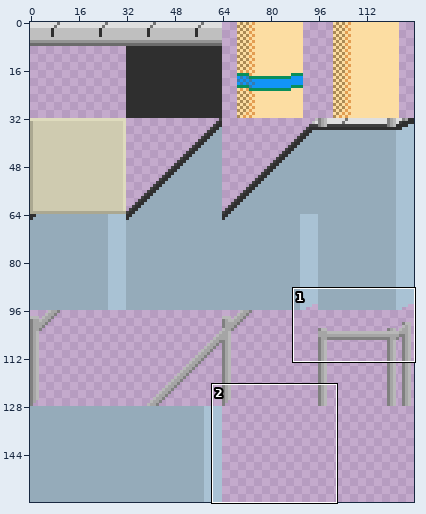
Two states of a pixel-art file, assets/mall/tiles/tilemap.aseprite. Above, an overview of the earlier version with the close-up marked.
Close-up. Earlier state:
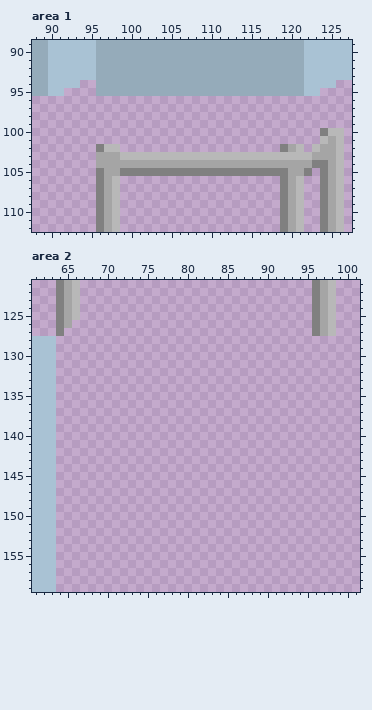
128x160 pixels, 1 frame. Colours within 5 levels of each other are drawn and written as one. Shown: area 1: x 88..127, y 89..112; area 2: x 61..101, y 121..159.
After:
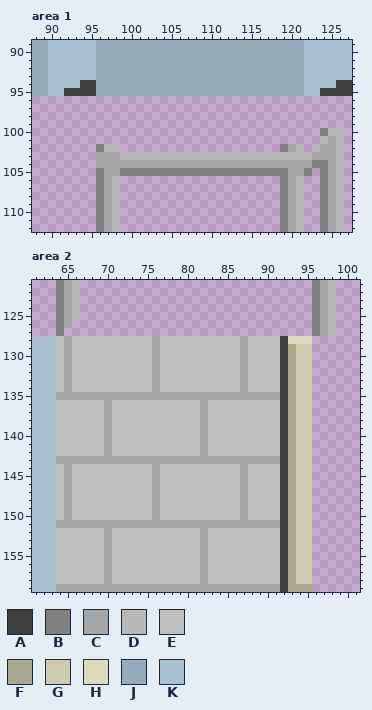
Palette (. is transparent): A #3f3f3f  B #808080  C #a5a5a5  D #b8b8b8  E #bfbfbf  F #aba891  G #cfcbb0  H #dedbbd  J #95abba  K #a9c2d4
What changed:
Changed rows in their new state; - is an unchanged pixel.
Area 1:
first column x 92:
 94 --AA------------------------------AA
 95 AAAA----------------------------AAAA
Area 2:
first column x 64:
128 ECEEEEEEEEEECEEEEEEEEEECEEEEAHHH
129 ECEEEEEEEEEECEEEEEEEEEECEEEEAFGG
130 ECEEEEEEEEEECEEEEEEEEEECEEEEAFGG
131 ECEEEEEEEEEECEEEEEEEEEECEEEEAFGG
132 ECEEEEEEEEEECEEEEEEEEEECEEEEAFGG
133 ECEEEEEEEEEECEEEEEEEEEECEEEEAFGG
134 ECEEEEEEEEEECEEEEEEEEEECEEEEAFGG
135 CCCCCCCCCCCCCCCCCCCCCCCCCCCCAFGG
136 EEEEEECEEEEEEEEEEECEEEEEEEEEAFGG
137 EEEEEECEEEEEEEEEEECEEEEEEEEEAFGG
138 EEEEEECEEEEEEEEEEECEEEEEEEEEAFGG
139 EEEEEECEEEEEEEEEEECEEEEEEEEEAFGG
140 EEEEEECEEEEEEEEEEECEEEEEEEEEAFGG
141 EEEEEECEEEEEEEEEEECEEEEEEEEEAFGG
142 EEEEEECEEEEEEEEEEECEEEEEEEEEAFGG
143 CCCCCCCCCCCCCCCCCCCCCCCCCCCCAFGG
144 ECEEEEEEEEEECEEEEEEEEEECEEEEAFGG
145 ECEEEEEEEEEECEEEEEEEEEECEEEEAFGG
146 ECEEEEEEEEEECEEEEEEEEEECEEEEAFGG
147 ECEEEEEEEEEECEEEEEEEEEECEEEEAFGG
148 ECEEEEEEEEEECEEEEEEEEEECEEEEAFGG
149 ECEEEEEEEEEECEEEEEEEEEECEEEEAFGG
150 ECEEEEEEEEEECEEEEEEEEEECEEEEAFGG
151 CCCCCCCCCCCCCCCCCCCCCCCCCCCCAFGG
152 EEEEEECEEEEEEEEEEECEEEEEEEEEAFGG
153 EEEEEECEEEEEEEEEEECEEEEEEEEEAFGG
154 EEEEEECEEEEEEEEEEECEEEEEEEEEAFGG
155 EEEEEECEEEEEEEEEEECEEEEEEEEEAFGG
156 EEEEEECEEEEEEEEEEECEEEEEEEEEAFGG
157 EEEEEECEEEEEEEEEEECEEEEEEEEEAFGG
158 EEEEEECEEEEEEEEEEECEEEEEEEEEAFGG
159 CCCCCCCCCCCCCCCCCCCCCCCCCCCCAFFF
Changed places in both close-ups, as pixel boxes (x1, y1, x2, y2):
added: (64, 80, 96, 96)
added: (320, 80, 352, 96)
added: (56, 336, 312, 592)
